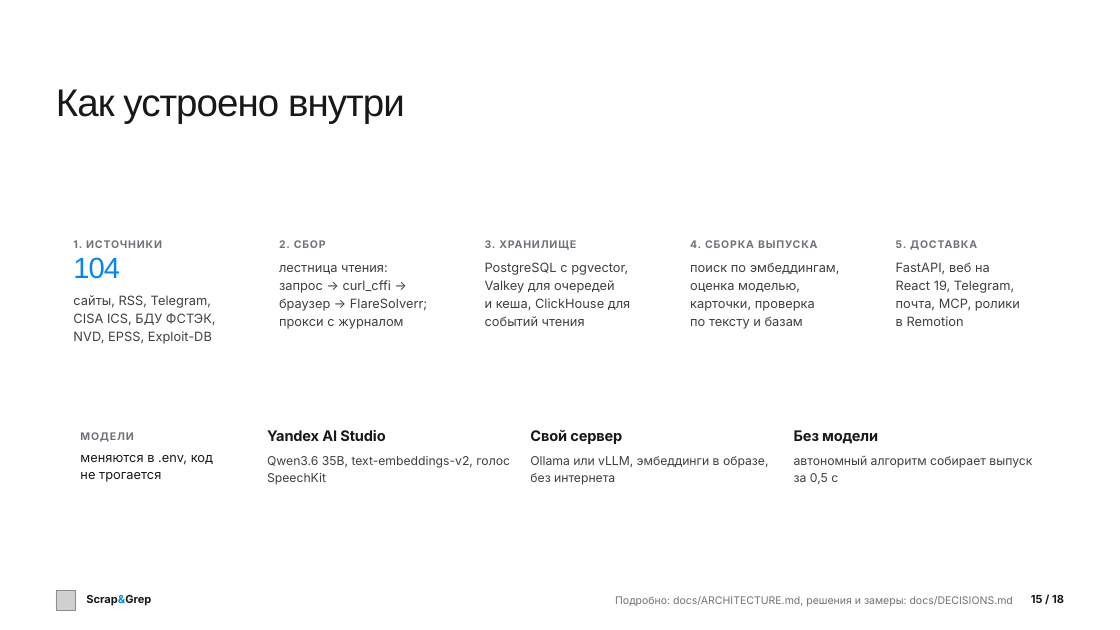
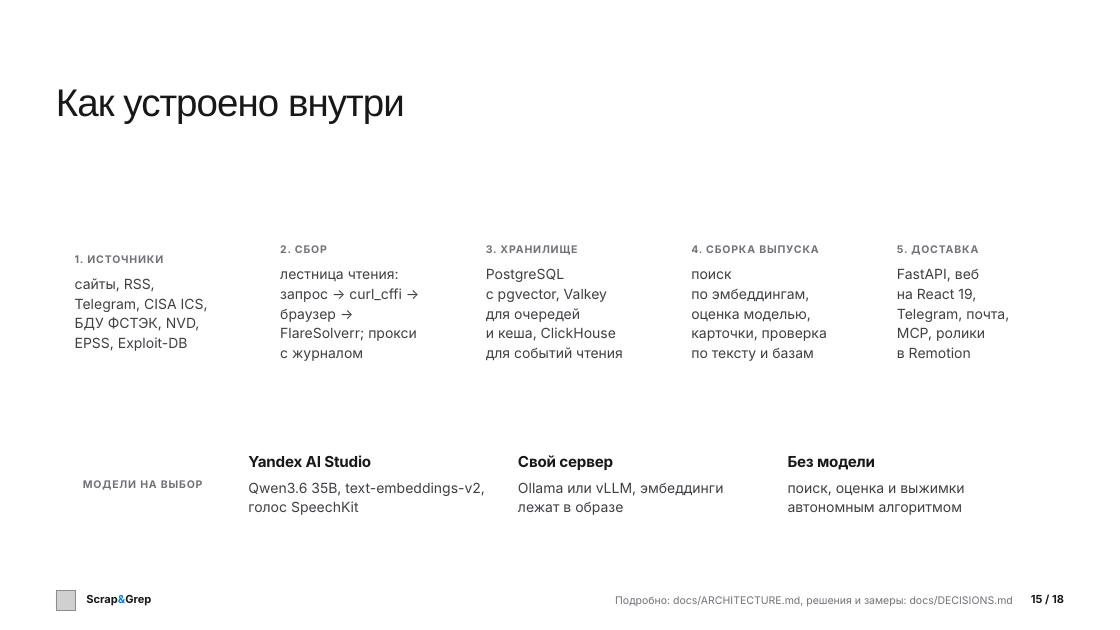
Before and after one commit to verikirill/scrap-and-grep, a slide deck: slide 15 of docs/presentation/scrapgrep.pptx. Drawn at 1120x630 pixels with LibreOffice and Linux fonts; fonts in the diff are those of the drawing; grey boxes stand for pictures; background and template pictures are left out. Boxes give left, top, right and bottom in pixels: in the first picture for what was removed or moved away, otherwise in the second. Text is boxed around its words. In the diff, an @@ line names an element or a change of style, - is before the commit and + after.

Commit message:
docs: deck without repeated facts, a 2026 price slide with sources, even layout
Every fact now stands on one slide: the cover names the audiences, the problem shows sources, publications and the KEV deadline, the speed slide compares models, the analyst study keeps time and coverage, and a new slide prices a digest by analyst and by assistant with six dated sources. Layout checked for equal margins and room above the footer; PPTX carries superscript references.

```diff
--- a/docs/presentation/scrapgrep.pptx
+++ b/docs/presentation/scrapgrep.pptx
@@ text removed at <box>73,257,120,279</box> @@
-104
@@ text "1. ИСТОЧНИКИ": place and size @@
-text "1. ИСТОЧНИКИ" at <box>73,240,162,248</box>
+text "1. ИСТОЧНИКИ" at <box>75,255,163,263</box>
@@ 4 texts: place and size @@
-4 texts at <box>279,240,977,250</box>
+4 texts at <box>280,245,978,255</box>
@@ size 11 to 12 pt; line spacing 15.4pt to 16.8pt in 5 elements at <box>75,278,208,351</box>, <box>280,271,417,361</box>, <box>486,268,623,360</box>, <box>691,271,827,361</box>, <box>897,269,1009,358</box> @@
@@ text "сайты, RSS, Telegram, CISA ICS, ...": place and size @@
-text "сайты, RSS, Telegram, CISA ICS, ..." at <box>73,295,216,344</box>
+text "сайты, RSS, Telegram, CISA ICS, ..." at <box>75,278,208,351</box>
@@ text removed at <box>80,455,213,482</box> @@
-меняются в .env, код
-не трогается
@@ size 12.5 to 13 pt; line spacing 15pt to 15.6pt in 3 elements at <box>788,456,875,470</box>, <box>518,455,613,470</box>, <box>248,455,371,467</box> @@
@@ text "Yandex AI Studio": place and size @@
-text "Yandex AI Studio" at <box>267,430,385,441</box>
+text "Yandex AI Studio" at <box>248,455,371,467</box>
@@ text "Qwen3.6 35B, text-embeddings-v2, голос SpeechKit": place and size @@
-text "Qwen3.6 35B, text-embeddings-v2, голос SpeechKit" at <box>267,456,510,485</box>
+text "Qwen3.6 35B, text-embeddings-v2, голос SpeechKit" at <box>248,482,485,515</box>
@@ text "Qwen3.6 35B, text-embeddings-v2, голос SpeechKit" at <box>248,482,485,515</box>: size 10.5 to 12 pt; line spacing 14.7pt to 16.8pt @@
@@ text "Свой сервер": place and size @@
-text "Свой сервер" at <box>530,430,622,444</box>
+text "Свой сервер" at <box>518,455,613,470</box>
@@ text "Без модели": place and size @@
-text "Без модели" at <box>794,430,878,444</box>
+text "Без модели" at <box>788,456,875,470</box>
@@ text removed at <box>794,455,1032,484</box> @@
-автономный алгоритм собирает выпуск
-за 0,5 с
@@ text at <box>83,480,203,490</box>: text changed @@
-МОДЕЛИ
+МОДЕЛИ НА ВЫБОР
@@ text at <box>518,482,723,515</box>: text changed; size 10.5 to 12 pt @@
-Ollama или vLLM, эмбеддинги в образе,
-без интернета
+Ollama или vLLM, эмбеддинги
+лежат в образе
@@ text added at <box>788,485,964,515</box>, 12 pt, text #3F3F46 @@
+поиск, оценка и выжимки
+автономным алгоритмом
```
Also in this commit, not shown: 15 other slides changed, 2 slides added, 2 slides removed, 5 other files.
